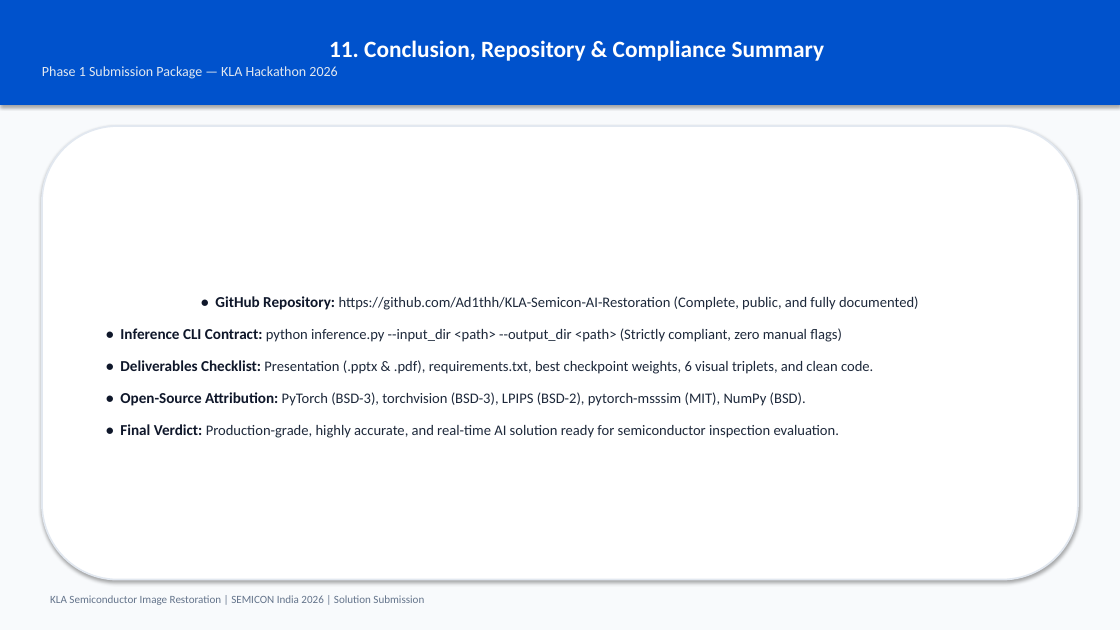
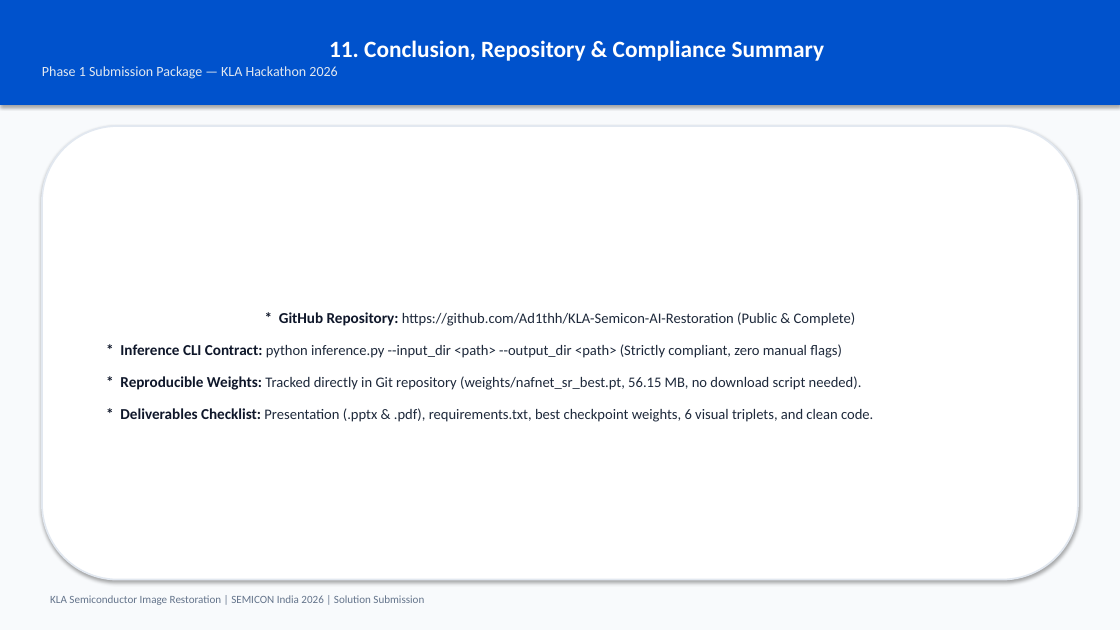
Before and after one commit to Ad1thh/KLA-Semicon-AI-Restoration, a slide deck: slide 12 of solution_presentation.pptx. Drawn at 1120x630 pixels with LibreOffice and Linux fonts; fonts in the diff are those of the drawing. Boxes give left, top, right and bottom in pixels: in the first picture for what was removed or moved away, otherwise in the second. Text is boxed around its words. In the diff, an @@ line names an element or a change of style, - is before the commit and + after.

```diff
--- a/solution_presentation.pptx
+++ b/solution_presentation.pptx
@@ text in rounded rectangle at [120,312,873,422]: text changed @@
-• GitHub Repository: https://github.com/Ad1thh/KLA-Semicon-AI-Restoration (Complete, public, and fully documented)
-• Inference CLI Contract: python inference.py --input_dir <path> --output_dir <path> (Strictly compliant, zero manual flags)
-• Deliverables Checklist: Presentation (.pptx & .pdf), requirements.txt, best checkpoint weights, 6 visual triplets, and clean code.
-• Open-Source Attribution: PyTorch (BSD-3), torchvision (BSD-3), LPIPS (BSD-2), pytorch-msssim (MIT), NumPy (BSD).
-• Final Verdict: Production-grade, highly accurate, and real-time AI solution ready for semiconductor inspection evaluation.
+* GitHub Repository: https://github.com/Ad1thh/KLA-Semicon-AI-Restoration (Public & Complete)
+* Inference CLI Contract: python inference.py --input_dir <path> --output_dir <path> (Strictly compliant, zero manual flags)
+* Reproducible Weights: Tracked directly in Git repository (weights/nafnet_sr_best.pt, 56.15 MB, no download script needed).
+* Deliverables Checklist: Presentation (.pptx & .pdf), requirements.txt, best checkpoint weights, 6 visual triplets, and clean code.
```
Also in this commit, not shown: 11 other slides changed, 10 other files.
